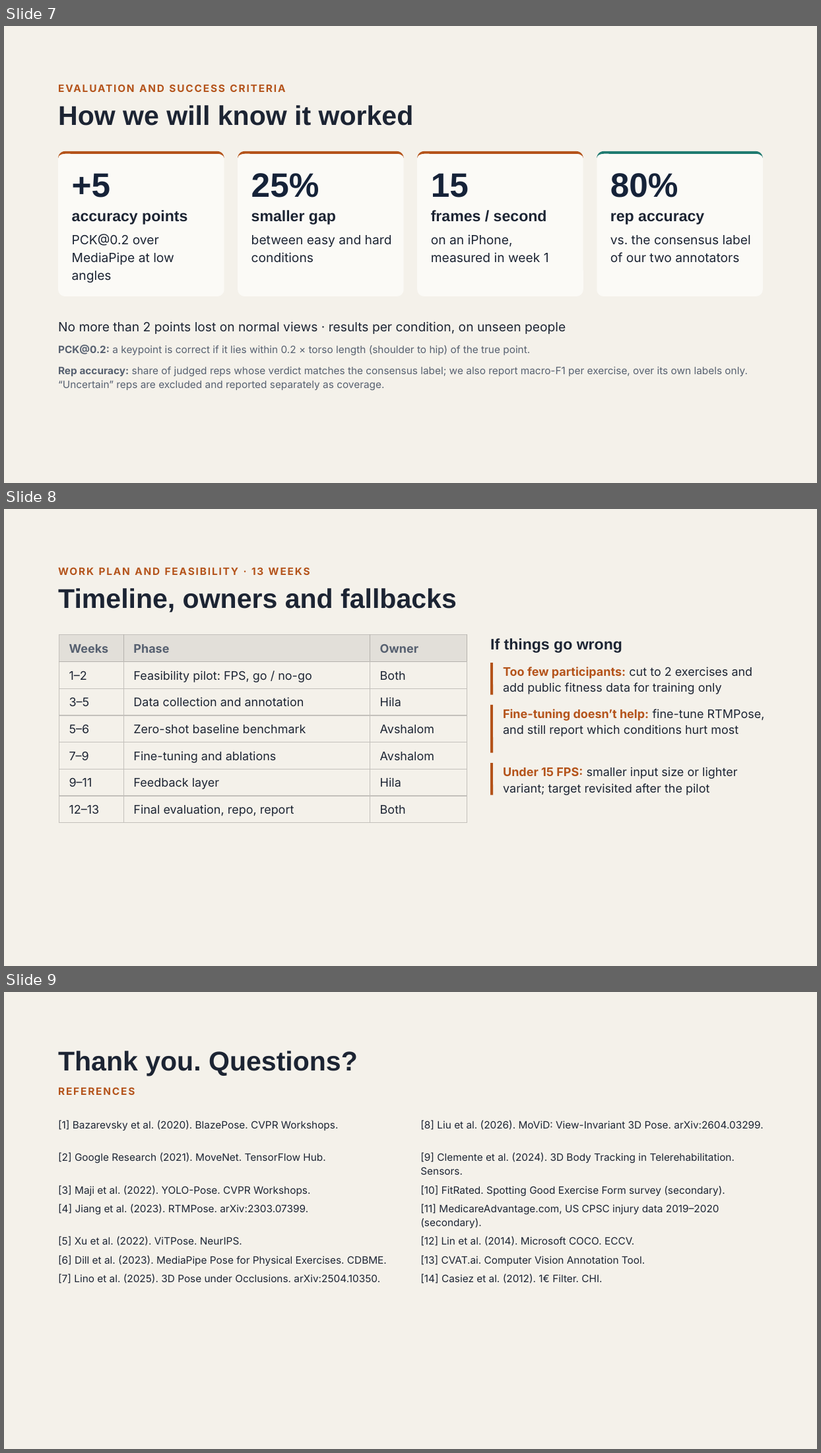
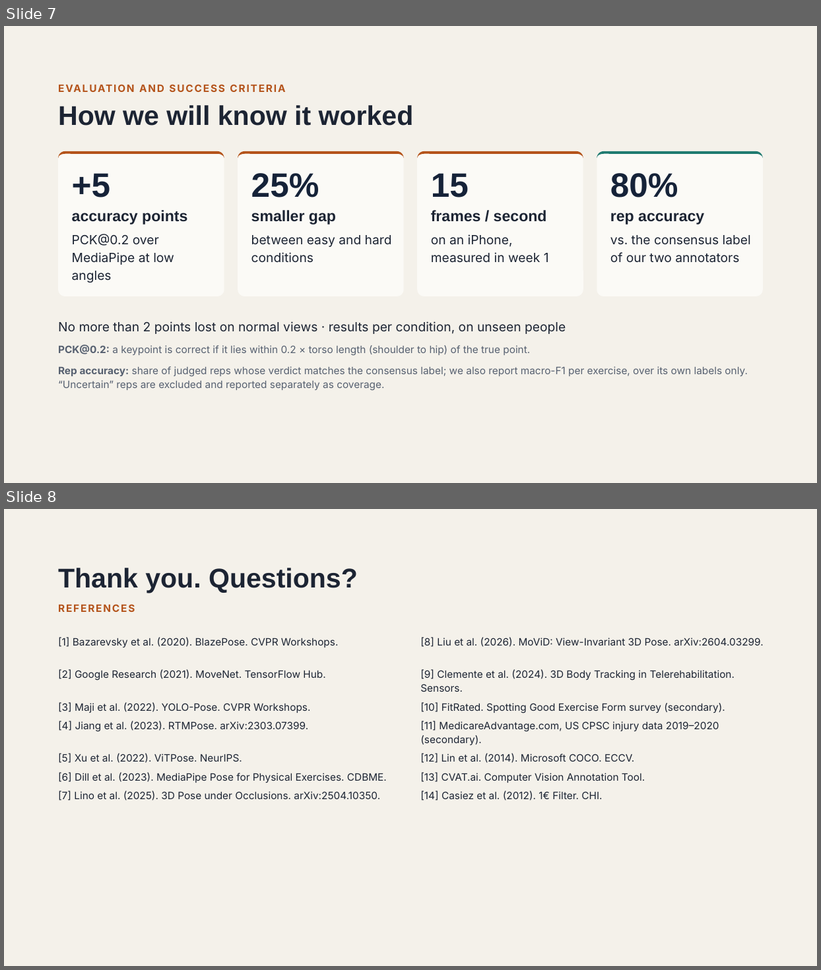
Before and after one commit to avshalomhabany/FixMe, a slide deck: FixMe_by_Hila_and_Avshi.pptx. Shown one above the other, each under a label of ours: slides 7, 8 and 9 before the commit, slides 7 and 8 after it. The pictures are 821x1453 and 821x970 pixels, drawn with LibreOffice and Linux fonts; fonts in the diff are those of the drawing. Boxes give left, top, right and bottom in pixels: in the first picture for what was removed or moved away, otherwise in the second. Text is boxed around its words. In the diff, an @@ line names an element or a change of style, - is before the commit and + after.

```diff
--- a/FixMe_by_Hila_and_Avshi.pptx
+++ b/FixMe_by_Hila_and_Avshi.pptx
@@ slide 8 removed at (4,509,817,966), background #F4F1EA @@
@@ text removed at (58,563,784,579) @@
-WORK PLAN AND FEASIBILITY · 13 WEEKS
@@ title removed at (58,588,457,613) @@
-Timeline, owners and fallbacks
@@ table removed at (59,635,467,823), 7 rows, 3 columns @@
-Weeks | Phase | Owner
-1–2 | Feasibility pilot: FPS, go / no-go | Both
-3–5 | Data collection and annotation | Hila
-5–6 | Zero-shot baseline benchmark | Avshalom
-7–9 | Fine-tuning and ablations | Avshalom
-9–11 | Feedback layer | Hila
-12–13 | Final evaluation, repo, report | Both
@@ text removed at (490,638,622,653) @@
-If things go wrong
@@ line removed from (492, 663) to (492, 695) @@
@@ text removed at (503,667,753,694) @@
-Too few participants: cut to 2 exercises and add public fitness data for training only
@@ line removed from (492, 705) to (492, 753) @@
@@ text removed at (503,709,765,737) @@
-Fine-tuning doesn’t help: fine-tune RTMPose, and still report which conditions hurt most
@@ line removed from (492, 763) to (492, 795) @@
@@ text removed at (503,767,737,795) @@
-Under 15 FPS: smaller input size or lighter variant; target revisited after the pilot
@@ what was slide 9 is now slide 8 @@
```
Also in this commit, not shown: 1 other file.
